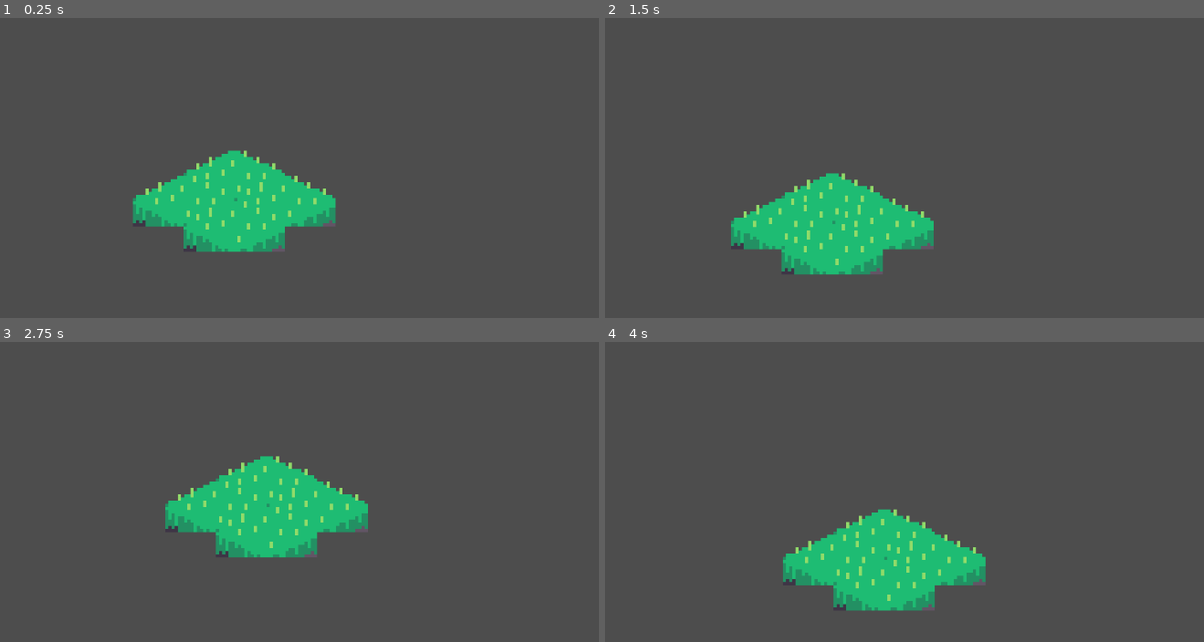
Above: before the commit, frames 1-4 (two rows, left to right).
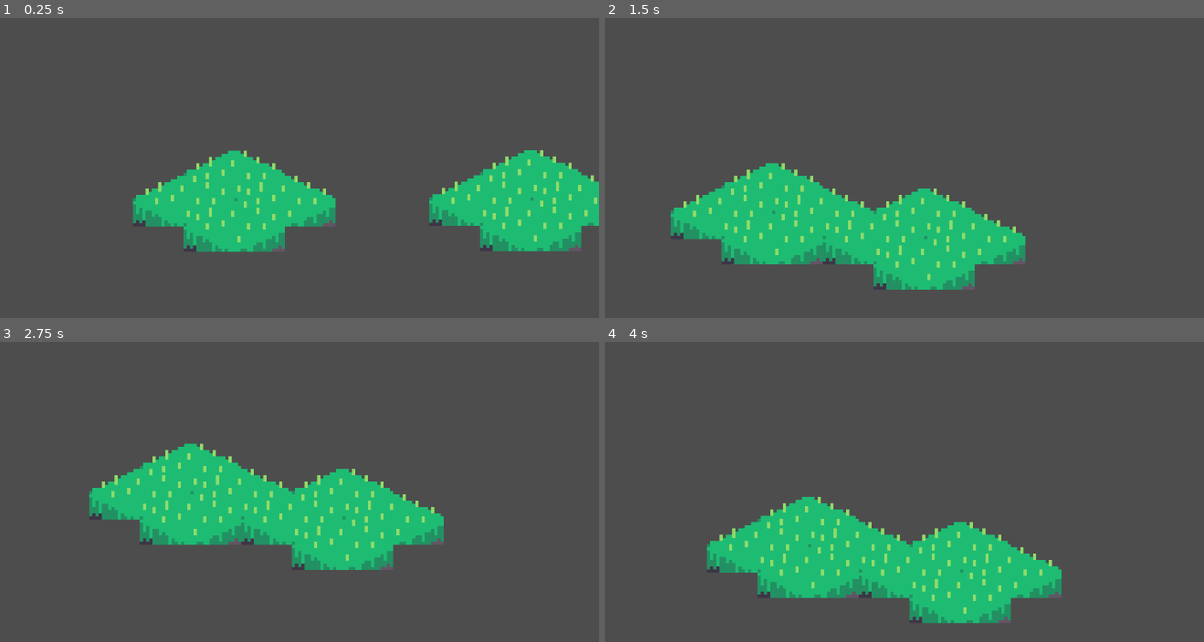
Above: after the commit, the same moments.

Repository: SuperSheaff/Ludum-Dare-55
Game: Godot game, scene res://world/world.tscn
Same seed, same stepped clock (60 frames per second), same inputs: the game is played once before the commit and once after it. This scene is started directly instead of the project's main scene. Sound files missing from this copy of the repository are replaced by a short silence.
Inputs (mouse positions are in pixels of both pictures, inside the frame that each line leads up to):
- Up to frame 1 (0.25 s): no input
- Up to frame 2 (1.5 s): tap Enter at 0.5 s; move the mouse to (1000, 201) at 0.52 s; hold Space (summon) 0.53-1.28 s; move the mouse to (694, 243) at 1.27 s; tap Space (summon) at 1.35 s
- Up to frame 3 (2.75 s): move the mouse to (305, 456) at 2.02 s; hold Space (summon) from 2.03 s (still down)
- Up to frame 4 (4 s): move the mouse to (802, 630) at 2.77 s; release Space (summon) at 2.78 s; tap Space (summon) at 2.85 s; move the mouse to (1060, 609) at 3.52 s; hold Space (summon) from 3.53 s (still down)

The runs differ from the first frame. In frame 1, 6.7% of the frame differs, in the area x 71-100%, y 44-78%; in frame 2, 11%, in the area x 10-71%, y 48-91%; in frame 3, 11%; in frame 4, 11%.

Commit message:
nicer collisions

Diff:
--- a/GameData.gd
+++ b/GameData.gd
@@ -1,11 +1,13 @@
 extends Node
 
-var TILE_WIDTH : int = 160
-var TILE_HEIGHT : int = 80
+const TILE_WIDTH : int = 160
+const TILE_HEIGHT : int = 80
 
 var MAX_SPEED : float = 500
 var ACCELERATION : float = 0.5
 var FRICTION : float = 0.1
+
+const COLLIDE_THRESHOLD = 50
 
 # Called when the node enters the scene tree for the first time.
 func _ready():
--- a/Scenes/Buildings/house.tscn
+++ b/Scenes/Buildings/house.tscn
@@ -2,6 +2,21 @@
 
 [ext_resource type="Script" path="res://Scripts/house.gd" id="1_ijg66"]
 [ext_resource type="Texture2D" uid="uid://coh4b01foym1s" path="res://Sprites/Environment/Home-Sheet.png" id="2_6nar8"]
+
+[sub_resource type="Animation" id="Animation_ws1im"]
+length = 0.001
+tracks/0/type = "value"
+tracks/0/imported = false
+tracks/0/enabled = true
+tracks/0/path = NodePath("Sprite2D:frame")
+tracks/0/interp = 1
+tracks/0/loop_wrap = true
+tracks/0/keys = {
+"times": PackedFloat32Array(0),
+"transitions": PackedFloat32Array(1),
+"update": 1,
+"values": [0]
+}
 
 [sub_resource type="Animation" id="Animation_8v6j4"]
 resource_name = "idle"
@@ -18,21 +33,6 @@
 "transitions": PackedFloat32Array(1, 1, 1, 1, 1, 1, 1),
 "update": 1,
 "values": [0, 1, 2, 3, 4, 5, 6]
-}
-
-[sub_resource type="Animation" id="Animation_ws1im"]
-length = 0.001
-tracks/0/type = "value"
-tracks/0/imported = false
-tracks/0/enabled = true
-tracks/0/path = NodePath("Sprite2D:frame")
-tracks/0/interp = 1
-tracks/0/loop_wrap = true
-tracks/0/keys = {
-"times": PackedFloat32Array(0),
-"transitions": PackedFloat32Array(1),
-"update": 1,
-"values": [0]
 }
 
 [sub_resource type="AnimationLibrary" id="AnimationLibrary_jfpy6"]
--- a/world/player.gd
+++ b/world/player.gd
@@ -14,6 +14,8 @@
 var other_point_tm = Vector2.ZERO
 var local_point_tm = Vector2.ZERO
 
+var collisions = {}
+
 var _mass = 1
 
 
@@ -27,10 +29,7 @@
 
 	_get_aim_direction()
 
-	#print(point1.distance_squared_to(point2-position))
-	if point1.distance_squared_to(point2-position) < 5000:
-		if other_island != null:
-			_island_collision(other_island, delta)
+	_check_collisions(delta)
 
 	_is_moving = Input.is_action_pressed("summon")
 
@@ -38,8 +37,10 @@
 
 
 func _draw():
-	if other_island != null:
-		draw_line(point1, point2-position, Color.WHITE, 1.0)
+	for key in collisions.keys():
+		for cs in collisions[key]:
+			var pos = cs.position + cs.get_parent().get_parent().position
+			draw_line(area_2d.get_node(key).position, pos-position, Color.WHITE, 5.0)
 
 
 func _get_aim_direction():
@@ -48,11 +49,12 @@
 	_direction = (mouse_pos - screen_scale).normalized()
 
 
-func _island_collision(other_island, delta):
+func _island_collision(local_cs, other_cs, delta):
 	camera.camera_shake()
-	_collision_physics(other_island, delta)
-	_merge_island()
+	_collision_physics(other_cs.get_parent().get_parent(), delta)
+	_merge_island(local_cs, other_cs)
 	camera.update_camera_zoom_pos()
+	collisions.clear()
 
 
 func _collision_physics(collision, delta):
@@ -67,7 +69,16 @@
 	velocity = new_velocity
 
 
-func _merge_island():
+func _merge_island(local_cs, other_cs):
+	var tm = other_cs.get_parent().get_parent().tilemap
+
+	var other_point = other_cs.position
+	var local_point = area_2d.get_node(local_cs).position
+
+	other_point_tm = tm.local_to_map(other_point)
+	local_point_tm = tilemap.local_to_map(local_point)
+	other_island = other_cs.get_parent().get_parent()
+
 	# Add edge tiles from new island
 	for edge in other_island.edges.values():
 		var new = local_point_tm + edge - other_point_tm
@@ -91,6 +102,24 @@
 	other_island = null
 
 
+func _check_collisions(delta):
+	for edge in collisions.keys():
+		var nearest = INF
+		var other_cs = null
+		var edge_obj = area_2d.get_node(edge)
+
+		for cs in collisions[edge]:
+			var pos = cs.position + cs.get_parent().get_parent().position
+			var dist = edge_obj.position.distance_to(pos - position)
+			if dist < nearest:
+				other_cs = cs
+				nearest = dist
+
+		if nearest < GameData.COLLIDE_THRESHOLD:
+			_island_collision(edge, other_cs, delta)
+			break
+
+
 func _on_area_2d_area_shape_entered(area_rid, area, area_shape_index, local_shape_index):
 	var other_shape_owner = area.shape_find_owner(area_shape_index)
 	var other_shape_node = area.shape_owner_get_owner(other_shape_owner)
@@ -98,20 +127,24 @@
 	var local_shape_owner = area_2d.shape_find_owner(local_shape_index)
 	var local_shape_node = area_2d.shape_owner_get_owner(local_shape_owner)
 
-	var tm = other_shape_node.get_parent().get_parent().tilemap
+	if not collisions.has(local_shape_node.name):
+		collisions[local_shape_node.name] = []
 
-	var other_point = other_shape_node.position
-	var local_point = local_shape_node.position
-
-	var temp1 = local_point
-	var temp2 = other_point + other_shape_node.get_parent().get_parent().position
-
-	point1 = temp1
-	point2 = temp2
-	other_point_tm = tm.local_to_map(other_point)
-	local_point_tm = tilemap.local_to_map(local_point)
-	other_island = other_shape_node.get_parent().get_parent()
+	if not other_shape_node in collisions[local_shape_node.name]:
+		collisions[local_shape_node.name].append(other_shape_node)
 
 
 func _on_area_2d_area_shape_exited(area_rid, area, area_shape_index, local_shape_index):
-	pass
+	if len(collisions) == 0:
+		return
+
+	var other_shape_owner = area.shape_find_owner(area_shape_index)
+	var other_shape_node = area.shape_owner_get_owner(other_shape_owner)
+
+	var local_shape_owner = area_2d.shape_find_owner(local_shape_index)
+	var local_shape_node = area_2d.shape_owner_get_owner(local_shape_owner)
+
+	collisions[local_shape_node.name].erase(other_shape_node)
+
+	if len(collisions[local_shape_node.name]) == 0:
+		collisions.erase(local_shape_node.name)
--- a/world/world.gd
+++ b/world/world.gd
@@ -21,6 +21,8 @@
 	if _active_islands.size() < MAX_ISLANDS:
 		spawn_islands()
 	despawn_islands()
+
+	pass
 
 
 func spawn_islands():
--- a/world/world.tscn
+++ b/world/world.tscn
@@ -1,10 +1,14 @@
-[gd_scene load_steps=3 format=3 uid="uid://bq30teowg1ppk"]
+[gd_scene load_steps=4 format=3 uid="uid://bq30teowg1ppk"]
 
 [ext_resource type="Script" path="res://world/world.gd" id="1_5mdvn"]
 [ext_resource type="PackedScene" uid="uid://0uexbmokxjg6" path="res://world/player.tscn" id="3_7rljs"]
+[ext_resource type="PackedScene" uid="uid://cke738yixhthx" path="res://world/island.tscn" id="3_krl5m"]
 
 [node name="World" type="Node2D"]
 script = ExtResource("1_5mdvn")
 
 [node name="Player" parent="." instance=ExtResource("3_7rljs")]
 position = Vector2(-82, 3)
+
+[node name="Island" parent="." instance=ExtResource("3_krl5m")]
+position = Vector2(386, 2)
Not shown: 1 places in Scenes/Buildings/monolith.tscn that only renumber resources
